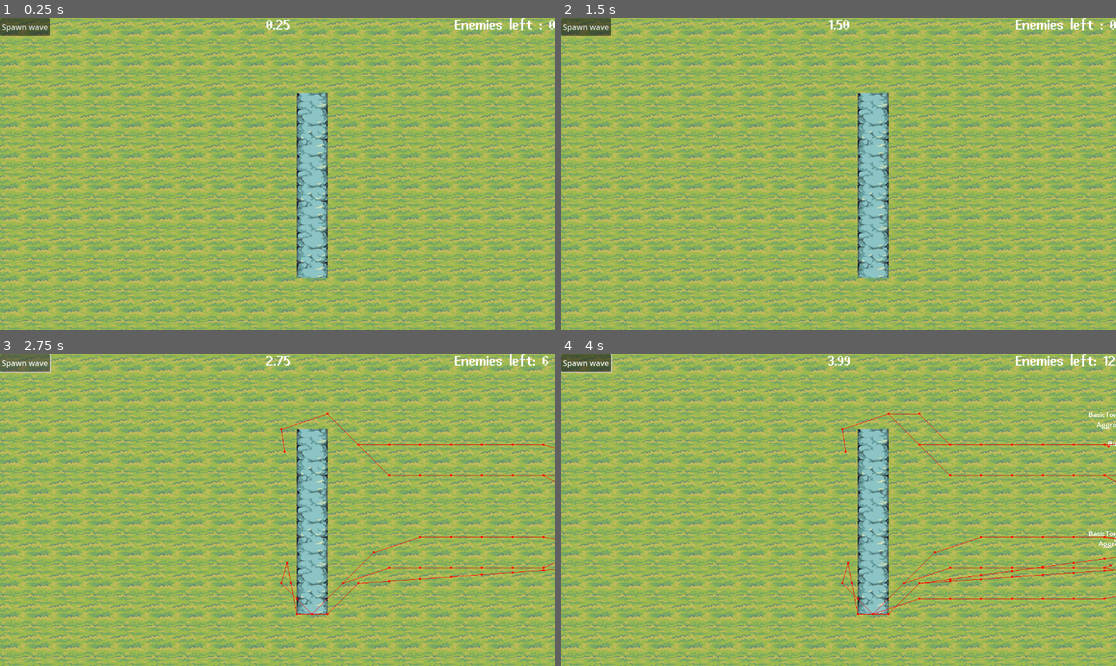
Above: before the commit, frames 1-4 (two rows, left to right).
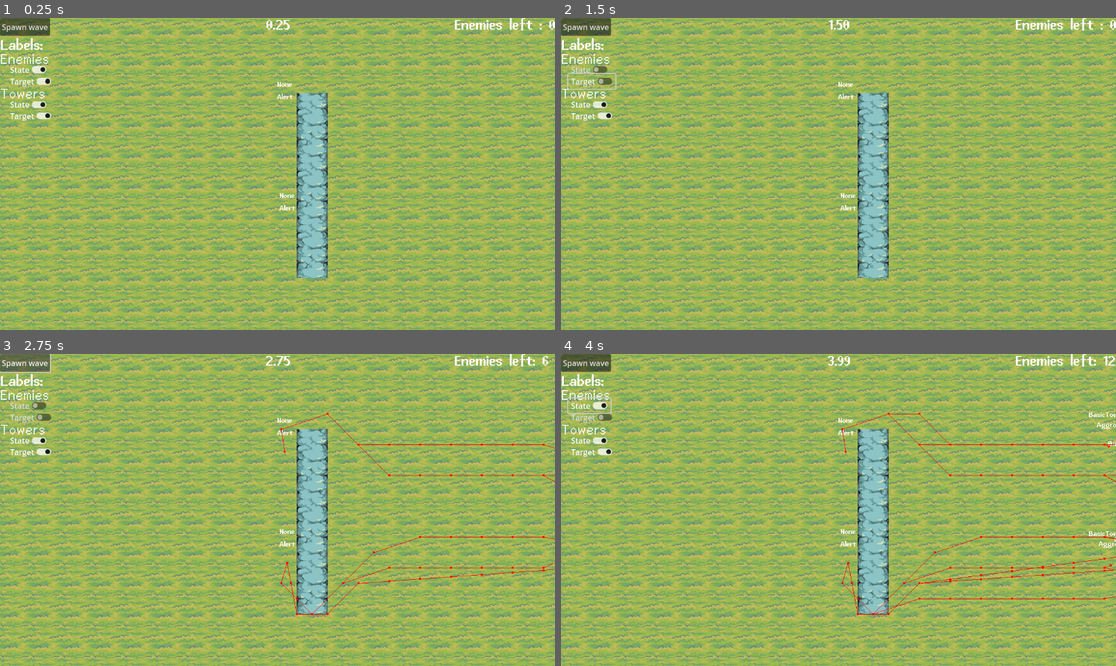
Above: after the commit, the same moments.

Repository: Cedro23/TDCardGame
Game: Godot game, scene res://scenes/game.tscn
Same seed, same stepped clock (60 frames per second), same inputs: the game is played once before the commit and once after it.
Inputs (mouse positions are in pixels of both pictures, inside the frame that each line leads up to):
- Up to frame 1 (0.25 s): no input
- Up to frame 2 (1.5 s): click (588, 71) at 0.5 s, where only the run after the commit has a clickable "State"; click (594, 80) at 1.25 s, where only the run after the commit has a clickable "Target"
- Up to frame 3 (2.75 s): click "Spawn wave" at 2 s
- Up to frame 4 (4 s): click "Spawn wave" at 2.75 s; click (588, 407) at 3.5 s, where only the run after the commit has a clickable "State"

The runs differ from the first frame. In frame 1, 0.8% of the frame differs, in the area x 0-54%, y 6-62%; in frame 2, 0.9%; in frame 3, 0.8%; in frame 4, 0.9%, in the area x 0-54%, y 0-62%.

Commit message:
Added groups & toggles to toggle debug lables

Diff:
--- a/scenes/debug/debug_manager.tscn
+++ b/scenes/debug/debug_manager.tscn
@@ -1,10 +1,19 @@
-[gd_scene load_steps=4 format=3 uid="uid://dyt5gqnpn38wo"]
+[gd_scene load_steps=7 format=3 uid="uid://dyt5gqnpn38wo"]
 
 [ext_resource type="Script" path="res://scripts/tools/debug_manager.gd" id="1_rse5b"]
 [ext_resource type="FontFile" uid="uid://bylvoyi54agvx" path="res://assets/fonts/Abaddon_Fonts_v1.2/Abaddon Bold.ttf" id="2_gqn37"]
+[ext_resource type="FontFile" uid="uid://br53dmbga0c8k" path="res://assets/fonts/Abaddon_Fonts_v1.2/Abaddon Light.ttf" id="3_6ge6l"]
 
 [sub_resource type="LabelSettings" id="LabelSettings_s3r3o"]
 font = ExtResource("2_gqn37")
+font_size = 32
+
+[sub_resource type="LabelSettings" id="LabelSettings_ciq0r"]
+font = ExtResource("2_gqn37")
+font_size = 32
+
+[sub_resource type="LabelSettings" id="LabelSettings_ledpv"]
+font = ExtResource("3_6ge6l")
 font_size = 32
 
 [node name="DebugManager" type="Control"]
@@ -36,4 +45,70 @@
 horizontal_alignment = 1
 vertical_alignment = 1
 
+[node name="LblLabels" type="Label" parent="."]
+layout_mode = 0
+offset_top = 42.0
+offset_right = 173.0
+offset_bottom = 314.0
+text = "Labels:"
+label_settings = SubResource("LabelSettings_ciq0r")
+
+[node name="LblEnemies" type="Label" parent="LblLabels"]
+layout_mode = 0
+offset_top = 29.0
+offset_right = 119.0
+offset_bottom = 110.0
+text = "Enemies"
+label_settings = SubResource("LabelSettings_ledpv")
+
+[node name="CkBtnState" type="CheckButton" parent="LblLabels/LblEnemies"]
+layout_mode = 0
+offset_left = 15.0
+offset_top = 21.0
+offset_right = 103.0
+offset_bottom = 52.0
+button_pressed = true
+text = "State"
+
+[node name="CkBtnTarget" type="CheckButton" parent="LblLabels/LblEnemies"]
+layout_mode = 0
+offset_left = 15.0
+offset_top = 45.0
+offset_right = 113.0
+offset_bottom = 76.0
+button_pressed = true
+text = "Target"
+
+[node name="LblTowers" type="Label" parent="LblLabels"]
+layout_mode = 0
+offset_top = 101.0
+offset_right = 119.0
+offset_bottom = 182.0
+text = "Towers"
+label_settings = SubResource("LabelSettings_ledpv")
+
+[node name="CkBtnState" type="CheckButton" parent="LblLabels/LblTowers"]
+layout_mode = 0
+offset_left = 15.0
+offset_top = 21.0
+offset_right = 103.0
+offset_bottom = 52.0
+button_pressed = true
+text = "State"
+flat = true
+
+[node name="CkBtnTarget" type="CheckButton" parent="LblLabels/LblTowers"]
+layout_mode = 0
+offset_left = 15.0
+offset_top = 45.0
+offset_right = 113.0
+offset_bottom = 76.0
+button_pressed = true
+text = "Target"
+flat = true
+
 [connection signal="pressed" from="BtnSpawnWave" to="." method="_on_btn_spawn_wave_pressed"]
+[connection signal="toggled" from="LblLabels/LblEnemies/CkBtnState" to="." method="_on_enemy_state_toggled"]
+[connection signal="toggled" from="LblLabels/LblEnemies/CkBtnTarget" to="." method="_on_enemy_target_toggled"]
+[connection signal="toggled" from="LblLabels/LblTowers/CkBtnState" to="." method="_on_tower_state_toggled"]
+[connection signal="toggled" from="LblLabels/LblTowers/CkBtnTarget" to="." method="_on_tower_target_toggled"]
--- a/scenes/entities/buildings/basic_tower.tscn
+++ b/scenes/entities/buildings/basic_tower.tscn
@@ -14,7 +14,7 @@
 [sub_resource type="CircleShape2D" id="CircleShape2D_dwtw2"]
 radius = 16.0
 
-[node name="BasicTower" type="CharacterBody2D" groups=["Building"]]
+[node name="BasicTower" type="CharacterBody2D" groups=["Building", "Tower"]]
 collision_mask = 2
 script = ExtResource("1_ndjtb")
 attack_damage = 35.0
@@ -59,7 +59,6 @@
 entity = NodePath("..")
 
 [node name="Debug" type="Node2D" parent="."]
-visible = false
 position = Vector2(0, -13)
 
 [node name="TargetDebug" parent="Debug" node_paths=PackedStringArray("entity") instance=ExtResource("2_ij8qb")]
--- a/scenes/entities/enemies/melee_enemy.tscn
+++ b/scenes/entities/enemies/melee_enemy.tscn
@@ -15,7 +15,7 @@
 [sub_resource type="CircleShape2D" id="CircleShape2D_xyw2v"]
 radius = 16.0
 
-[node name="MeleeEnemy" type="CharacterBody2D"]
+[node name="MeleeEnemy" type="CharacterBody2D" groups=["Enemy"]]
 collision_layer = 2
 collision_mask = 3
 motion_mode = 1
--- a/scenes/entities/enemies/ranged_enemy.tscn
+++ b/scenes/entities/enemies/ranged_enemy.tscn
@@ -15,7 +15,7 @@
 [sub_resource type="CircleShape2D" id="CircleShape2D_242il"]
 radius = 16.0
 
-[node name="RangedEnemy" type="CharacterBody2D"]
+[node name="RangedEnemy" type="CharacterBody2D" groups=["Enemy"]]
 collision_layer = 2
 collision_mask = 3
 motion_mode = 1
--- a/scripts/tools/debug_manager.gd
+++ b/scripts/tools/debug_manager.gd
@@ -17,3 +17,19 @@
 
 func _on_btn_spawn_wave_pressed():
 	_spawn_manager.spawn_enemies()
+
+func _on_enemy_state_toggled(is_toggled: bool):
+	for e in get_tree().get_nodes_in_group("Enemy"):
+		e.get_node("Debug/StateDebug").visible = is_toggled
+
+func _on_enemy_target_toggled(is_toggled: bool):
+	for e in get_tree().get_nodes_in_group("Enemy"):
+		e.get_node("Debug/TargetDebug").visible = is_toggled
+
+func _on_tower_state_toggled(is_toggled: bool):
+	for t in get_tree().get_nodes_in_group("Tower"):
+		t.get_node("Debug/StateDebug").visible = is_toggled
+
+func _on_tower_target_toggled(is_toggled: bool):
+	for t in get_tree().get_nodes_in_group("Tower"):
+		t.get_node("Debug/TargetDebug").visible = is_toggled
